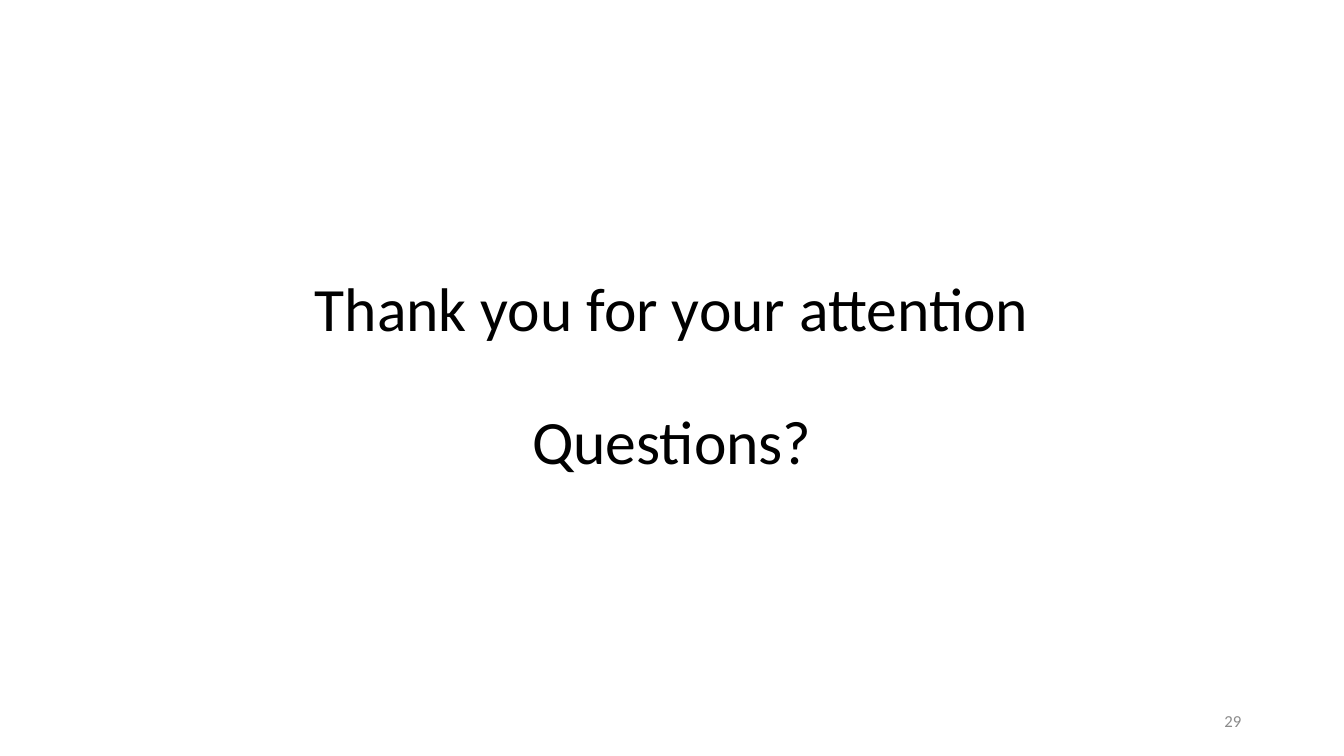
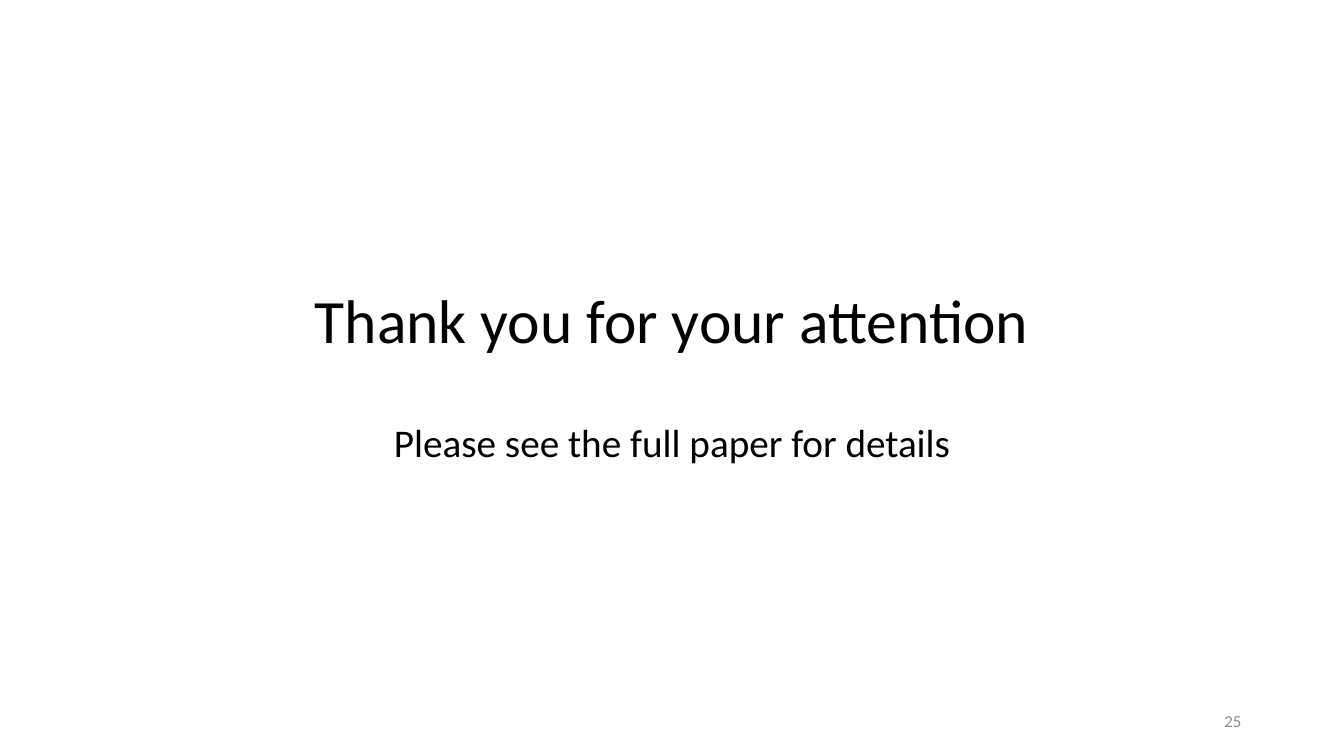
Before and after one commit to EricESeverson/academic-website, a slide deck: slide 25 of static/media/efficient_ssle_talk.pptx (slide 29 before the commit). Drawn at 1344x756 pixels with LibreOffice and Linux fonts; fonts in the diff are those of the drawing. Boxes give left, top, right and bottom in pixels: in the first picture for what was removed or moved away, otherwise in the second. Text is boxed around its words. In the diff, an @@ line names an element or a change of style, - is before the commit and + after.

```diff
--- a/static/media/efficient_ssle_talk.pptx
+++ b/static/media/efficient_ssle_talk.pptx
@@ title at (315, 300, 1028, 464): text changed; size 44 to 28 pt @@
-Thank you for your attention
-Questions?
+Thank you for your attention
+Please see the full paper for details
@@ page number at (1224, 716, 1241, 727): text changed @@
-29
+25
```
Also in this commit, not shown: 8 other slides changed, 14 slides added, 18 slides removed, 7 other files.
